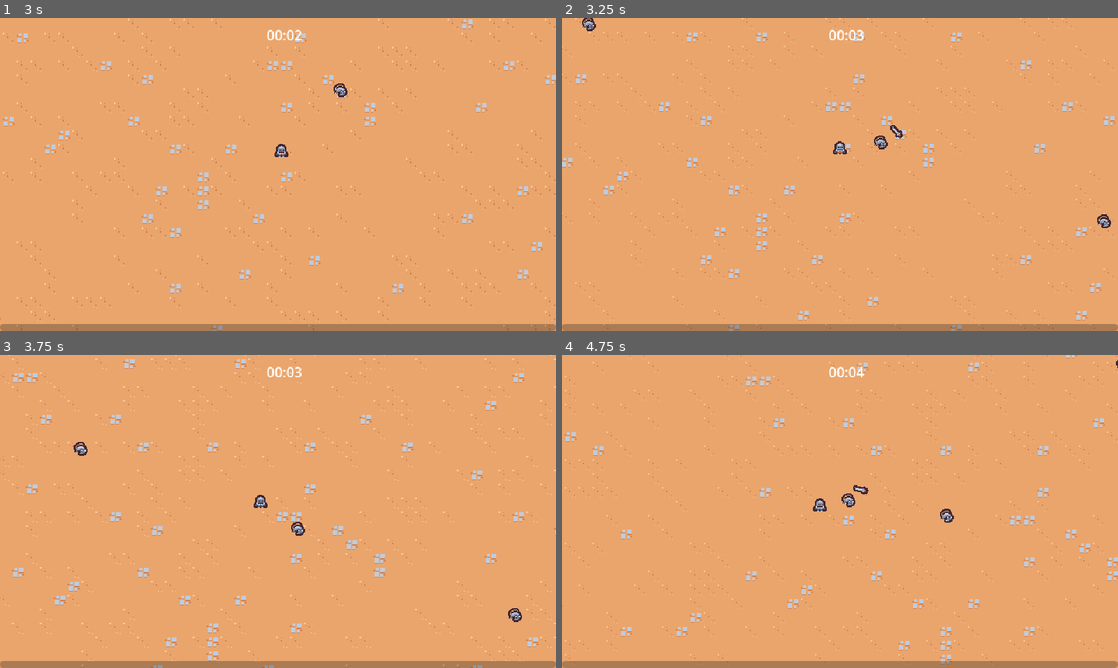
Above: before the commit, frames 1-4 (two rows, left to right).
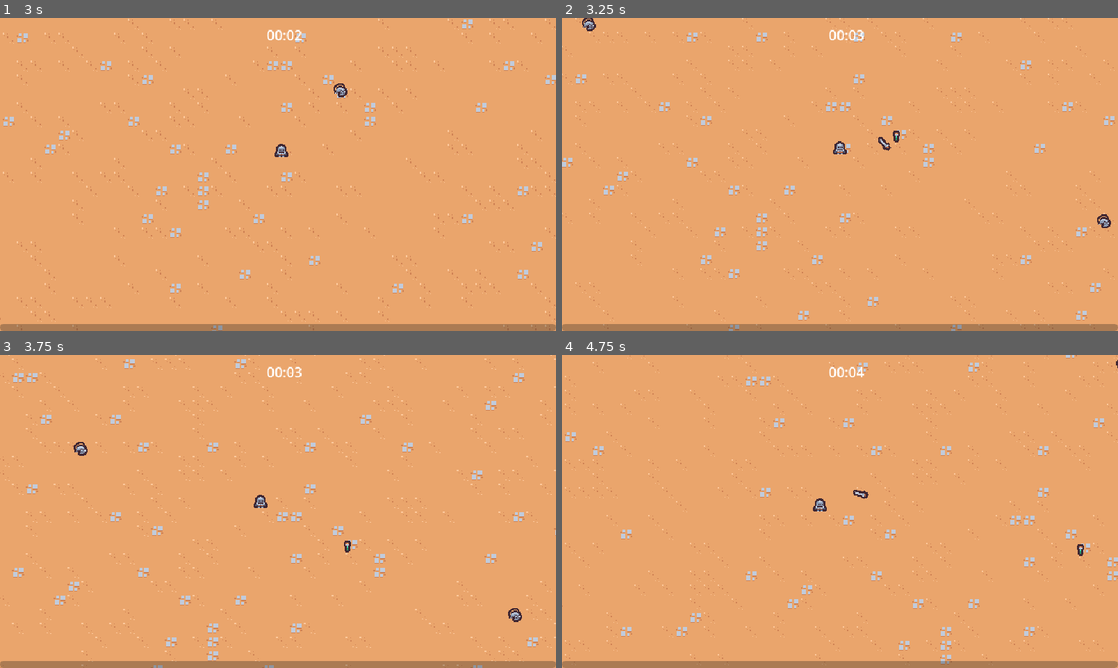
Above: after the commit, the same moments.

Repository: choglost/survivor-like
Game: Godot game, scene res://scenes/Main/main.tscn
Two runs of this game, one before a commit and one after it. Both use one fixed random seed, a clock stepped at 60 frames per second and the inputs below.
Inputs:
- Up to frame 1 (3 s): hold D (move_right) 0.53-1.28 s; hold S (move_down) 1.28-2.03 s; hold D (move_right) 2.03-2.78 s; hold W (move_up) from 2.78 s (still down)
- Up to frame 2 (3.25 s): keep holding W (move_up)
- Up to frame 3 (3.75 s): release W (move_up) at 3.53 s; hold A (move_left) from 3.53 s (still down)
- Up to frame 4 (4.75 s): keep holding A (move_left)

Frame 1 is identical in both runs. In frame 2, 0.1% of the frame differs, in the area x 56-62%, y 34-43%; in frame 3, 0.1%; in frame 4, 0.3%, in the area x 50-94%, y 41-65%.

Commit message:
升级技能加点界面

Diff:
--- a/component/ability/sword_ability_manager/sword_ability_manager.gd
+++ b/component/ability/sword_ability_manager/sword_ability_manager.gd
@@ -1,6 +1,6 @@
 extends Node
 
-@export var sword_rage:float = 150
+@export var sword_rage: float = 150
 
 @export var sword_ablity: PackedScene
 
@@ -12,16 +12,20 @@
 func on_timeout() -> void:
 	# print("timeout")
 	var player = get_tree().get_first_node_in_group("player") as Node2D
-	if player == null: return
+	if player == null:
+		return
 
 	var enemies = get_tree().get_nodes_in_group("enemy")
 
-	enemies=enemies.filter(func(enemy:Node2D):
-			return enemy.global_position.distance_squared_to(player.global_position) < pow(sword_rage,2)
+	enemies = enemies.filter(func(enemy: Node2D):
+			return enemy.global_position.distance_squared_to(player.global_position) < pow(sword_rage, 2)
 	)
-	if enemies.size() == 0: return
+
+	if enemies.size() == 0:
+		return
+
 	enemies.sort_custom(
-		func(a:Node2D,b:Node2D):
+		func(a: Node2D, b: Node2D):
 			var a_distance = a.global_position.distance_squared_to(player.global_position)
 			var b_distance = b.global_position.distance_squared_to(player.global_position)
 			return a_distance < b_distance
@@ -29,7 +33,8 @@
 
 	var sword_instance = sword_ablity.instantiate() as Node2D
 	player.get_parent().add_child(sword_instance)
-	sword_instance.global_position = enemies[0].global_position
+	var enemy_direction = enemies[0].global_position - player.global_position
 
-	var enemy_direction = enemies[0].global_position - player.global_position
+	sword_instance.global_position = player.global_position + enemy_direction * 0.8
+
 	sword_instance.rotation = enemy_direction.angle()
--- a/component/combat/hitbox/hitbox_component.gd
+++ b/component/combat/hitbox/hitbox_component.gd
@@ -2,4 +2,4 @@
 
 class_name HitboxComponent
 
-var damage = 5
+@export var damage = 5
--- a/component/drop_item/drop_item_component.gd
+++ b/component/drop_item/drop_item_component.gd
@@ -11,7 +11,7 @@
   if randf() > drop_percent:
     return
 
-  if drop_item==null:
+  if drop_item == null:
     return
 
   if not owner is Node2D:
@@ -20,4 +20,7 @@
   var drop_item_instance = drop_item.instantiate() as Node2D
   var drop_item_position = owner.global_position
   owner.get_parent().add_child(drop_item_instance)
-  drop_item_instance.global_position = drop_item_position
+
+  # drop_item_instance.global_position = drop_item_position
+  # 解决报错
+  drop_item_instance.call_deferred("set_global_position", drop_item_position)
--- /dev/null
+++ b/component/manager/experience_manager/experience_manager.gd
@@ -0,0 +1,36 @@
+extends Node
+
+signal experience_updated(current_experience: float, target_experience: float)
+signal level_up(new_level: int)
+
+const EXP_INCREMENT = 1
+
+var current_experience = 0
+var current_level = 1
+
+var target_experience = 5
+
+func _ready():
+	GameEvents.experience_gained.connect(on_experience_gained) # 监听并处理信号
+
+# 获得经验
+func on_experience_gained(amount: float):
+	increase_experience(amount)
+
+func increase_experience(amount: float):
+	current_experience = min(current_experience + amount, target_experience)
+	# print("Current experience:",str(current_experience))
+	experience_updated.emit(current_experience, target_experience)
+
+	if current_experience >= target_experience:
+		do_level_up()
+
+func do_level_up():
+	current_level += 1
+	current_experience = 0
+	target_experience += EXP_INCREMENT
+	experience_updated.emit(current_experience, target_experience)
+	level_up.emit(current_level)
+	# print("Level up!")
+	print("Current level:", str(current_level))
+	# print("Experience to level up:",str(target_experience))
--- /dev/null
+++ b/component/manager/experience_manager/experience_manager.tscn
@@ -0,0 +1,6 @@
+[gd_scene load_steps=2 format=3 uid="uid://csa4a70kdt3gt"]
+
+[ext_resource type="Script" uid="uid://dahtdfno3bj1v" path="res://component/manager/experience_manager/experience_manager.gd" id="1_8nri7"]
+
+[node name="ExperienceManager" type="Node"]
+script = ExtResource("1_8nri7")
--- /dev/null
+++ b/component/manager/upgrade_manager/upgrade_manager.gd
@@ -0,0 +1,30 @@
+extends Node
+
+@export var upgrade_pool: Array[AbilityUpgrade]
+@export var experience_manager: Node
+@export var upgrade_screen_scene: PackedScene
+
+var current_upgrades = {}
+
+func _ready() -> void:
+  experience_manager.level_up.connect(on_level_up)
+
+func on_level_up(level: int) -> void:
+  var chosen_upgrade = upgrade_pool.pick_random() as AbilityUpgrade
+  if chosen_upgrade==null:
+    return
+
+  var upgrade_screen_instance = upgrade_screen_scene.instantiate()
+  add_child(upgrade_screen_instance)
+  upgrade_screen_instance.set_ability_upgrades([chosen_upgrade] as Array[AbilityUpgrade])
+
+
+func do_upgrade(upgrade: AbilityUpgrade) -> void:
+  var has_upgrade = current_upgrades.has(upgrade.name)
+  if !has_upgrade:
+    current_upgrades[upgrade.id]={
+      "resource": upgrade,
+      "quantity": 1,
+    }
+  else:
+    current_upgrades[upgrade.id].quantity += 1
--- /dev/null
+++ b/component/manager/upgrade_manager/upgrade_manager.tscn
@@ -0,0 +1,10 @@
+[gd_scene load_steps=4 format=3 uid="uid://ctmesbc3s7qjs"]
+
+[ext_resource type="Script" uid="uid://bngvoep7jsg8l" path="res://component/manager/upgrade_manager/upgrade_manager.gd" id="1_imptw"]
+[ext_resource type="Script" uid="uid://43ym11mlmcvp" path="res://resources/upgrades/ability_upgrade.gd" id="2_2sr2e"]
+[ext_resource type="PackedScene" uid="uid://da6w4mnuy054e" path="res://scenes/UI/upgrade_screen.tscn" id="2_g46tq"]
+
+[node name="UpgradeManager" type="Node"]
+script = ExtResource("1_imptw")
+upgrade_pool = Array[ExtResource("2_2sr2e")]([null])
+upgrade_screen_scene = ExtResource("2_g46tq")
--- a/component/stats/experience_manager/experience_manager.gd
+++ /dev/null
@@ -1,34 +0,0 @@
-extends Node
-
-signal experience_updated(current_experience:float,target_experience:float)
-
-const EXP_INCREMENT = 1
-
-var current_experience = 0
-var current_level = 1
-
-var target_experience = 5
-
-func _ready():
-	GameEvents.experience_gained.connect(on_experience_gained) # 监听并处理信号
-
-# 获得经验
-func on_experience_gained(amount:float):
-	increase_experience(amount)
-
-func increase_experience(amount:float):
-	current_experience = min(current_experience+amount,target_experience)
-	# print("Current experience:",str(current_experience))
-	experience_updated.emit(current_experience,target_experience)
-
-	if current_experience >= target_experience:
-		level_up()
-
-func level_up():
-	current_level += 1
-	current_experience = 0
-	target_experience +=EXP_INCREMENT
-	experience_updated.emit(current_experience,target_experience)
-	print("Level up!")
-	print("Current level:",str(current_level))
-	# print("Experience to level up:",str(target_experience))
--- a/component/stats/experience_manager/experience_manager.tscn
+++ /dev/null
@@ -1,6 +0,0 @@
-[gd_scene load_steps=2 format=3 uid="uid://csa4a70kdt3gt"]
-
-[ext_resource type="Script" uid="uid://dahtdfno3bj1v" path="res://component/stats/experience_manager/experience_manager.gd" id="1_8nri7"]
-
-[node name="ExperienceManager" type="Node"]
-script = ExtResource("1_8nri7")
--- a/entities/ability/sword/sword.tscn
+++ b/entities/ability/sword/sword.tscn
@@ -120,6 +120,7 @@
 autoplay = "swing"
 
 [node name="HitboxComponent" parent="." instance=ExtResource("2_5m6p0")]
+damage = 10
 
 [node name="CollisionShape2D" type="CollisionShape2D" parent="HitboxComponent"]
 position = Vector2(10, 0)
--- /dev/null
+++ b/resources/upgrades/ability_upgrade.gd
@@ -0,0 +1,6 @@
+extends Resource
+class_name AbilityUpgrade
+
+@export var id: String
+@export var name: String
+@export_multiline var description: String
--- /dev/null
+++ b/resources/upgrades/sword_rate.tres
@@ -0,0 +1,9 @@
+[gd_resource type="Resource" load_steps=2 format=3 uid="uid://b4yt7a156kqrh"]
+
+[ext_resource type="Script" uid="uid://43ym11mlmcvp" path="res://resources/upgrades/ability_upgrade.gd" id="1_pyxp1"]
+
+[resource]
+script = ExtResource("1_pyxp1")
+id = "sword_rate"
+name = "剑舞"
+description = "提升剑的攻击频率"
--- a/scenes/Main/main.tscn
+++ b/scenes/Main/main.tscn
@@ -6,8 +6,11 @@
 [ext_resource type="PackedScene" uid="uid://b1hoys1w78vnn" path="res://scenes/UI/experience_bar.tscn" id="2_w0isb"]
 [ext_resource type="PackedScene" uid="uid://6dr6u7xev6k3" path="res://entities/enemy/enemy_spawner_manager.tscn" id="4_8gcrf"]
 [ext_resource type="PackedScene" uid="uid://bwo2e4302rqns" path="res://scenes/UI/arena_time_ui.tscn" id="5_rdp1x"]
+[ext_resource type="PackedScene" uid="uid://ctmesbc3s7qjs" path="res://component/manager/upgrade_manager/upgrade_manager.tscn" id="6_k7uo0"]
 [ext_resource type="PackedScene" uid="uid://btyst4c67l28w" path="res://entities/enemy/arena_time_manager.tscn" id="6_nyu32"]
-[ext_resource type="PackedScene" uid="uid://csa4a70kdt3gt" path="res://component/stats/experience_manager/experience_manager.tscn" id="8_w0isb"]
+[ext_resource type="Script" uid="uid://43ym11mlmcvp" path="res://resources/upgrades/ability_upgrade.gd" id="7_8x5ba"]
+[ext_resource type="Resource" uid="uid://b4yt7a156kqrh" path="res://resources/upgrades/sword_rate.tres" id="8_3348s"]
+[ext_resource type="PackedScene" uid="uid://csa4a70kdt3gt" path="res://component/manager/experience_manager/experience_manager.tscn" id="8_w0isb"]
 
 [node name="Main" type="Node"]
 
@@ -23,6 +26,10 @@
 
 [node name="ExperienceManager" parent="." instance=ExtResource("8_w0isb")]
 
+[node name="UpgradeManager" parent="." node_paths=PackedStringArray("experience_manager") instance=ExtResource("6_k7uo0")]
+upgrade_pool = Array[ExtResource("7_8x5ba")]([ExtResource("8_3348s")])
+experience_manager = NodePath("../ExperienceManager")
+
 [node name="GameCamera" parent="." instance=ExtResource("1_px18m")]
 
 [node name="TileMapLayer" type="TileMapLayer" parent="."]
--- /dev/null
+++ b/scenes/UI/ability_upgrade_card.gd
@@ -0,0 +1,8 @@
+extends PanelContainer
+
+@onready var name_label: Label = $%NameLabel
+@onready var description_label: Label = $%DescriptionLabel
+
+func set_ability_upgrade_card(upgrade: AbilityUpgrade):
+  name_label.text = upgrade.name
+  description_label.text = upgrade.description
--- /dev/null
+++ b/scenes/UI/ability_upgrade_card.tscn
@@ -0,0 +1,20 @@
+[gd_scene load_steps=2 format=3 uid="uid://c0wihkf066ocg"]
+
+[ext_resource type="Script" uid="uid://c5gi7a3x5p50h" path="res://scenes/UI/ability_upgrade_card.gd" id="1_xbdcf"]
+
+[node name="AbilityUpgradeCard" type="PanelContainer"]
+custom_minimum_size = Vector2(120, 150)
+script = ExtResource("1_xbdcf")
+
+[node name="VBoxContainer" type="VBoxContainer" parent="."]
+layout_mode = 2
+
+[node name="NameLabel" type="Label" parent="VBoxContainer"]
+unique_name_in_owner = true
+layout_mode = 2
+
+[node name="DescriptionLabel" type="Label" parent="VBoxContainer"]
+unique_name_in_owner = true
+layout_mode = 2
+text = "dsaddddddda sdddddddd"
+autowrap_mode = 2
--- a/scenes/UI/experience_bar.gd
+++ b/scenes/UI/experience_bar.gd
@@ -4,7 +4,7 @@
 @onready var progress_bar = $MarginContainer/ProgressBar
 
 func _ready():
-  progress_bar.value=0
+  progress_bar.value = 0
   experience_manager.experience_updated.connect(on_experience_updated)
 
 func on_experience_updated(current_experience: float, target_experience: float):
--- /dev/null
+++ b/scenes/UI/upgrade_screen.gd
@@ -0,0 +1,14 @@
+extends CanvasLayer
+
+@export var upgrade_card_scene: PackedScene
+
+@onready var card_container: HBoxContainer = $%CardHBoxContainer
+
+func _ready() -> void:
+  get_tree().paused = true
+
+func set_ability_upgrades(upgrades: Array[AbilityUpgrade]):
+  for upgrade in upgrades:
+    var card_instance = upgrade_card_scene.instantiate()
+    card_container.add_child(card_instance)
+    card_instance.set_ability_upgrade_card(upgrade)
--- /dev/null
+++ b/scenes/UI/upgrade_screen.tscn
@@ -0,0 +1,22 @@
+[gd_scene load_steps=3 format=3 uid="uid://da6w4mnuy054e"]
+
+[ext_resource type="PackedScene" uid="uid://c0wihkf066ocg" path="res://scenes/UI/ability_upgrade_card.tscn" id="1_auatr"]
+[ext_resource type="Script" uid="uid://d3sv7f5jc45q2" path="res://scenes/UI/upgrade_screen.gd" id="1_l62tb"]
+
+[node name="UpgradeScreen" type="CanvasLayer"]
+process_mode = 3
+script = ExtResource("1_l62tb")
+upgrade_card_scene = ExtResource("1_auatr")
+
+[node name="MarginContainer" type="MarginContainer" parent="."]
+anchors_preset = 15
+anchor_right = 1.0
+anchor_bottom = 1.0
+grow_horizontal = 2
+grow_vertical = 2
+
+[node name="CardHBoxContainer" type="HBoxContainer" parent="MarginContainer"]
+unique_name_in_owner = true
+layout_mode = 2
+size_flags_horizontal = 4
+size_flags_vertical = 4
Renamed: component/stats/experience_manager/experience_manager.gd.uid -> component/manager/experience_manager/experience_manager.gd.uid
Not shown, added: component/manager/upgrade_manager/upgrade_manager.gd.uid
Not shown, added: resources/upgrades/ability_upgrade.gd.uid
Not shown: 1 places in scenes/Main/main.tscn that only renumber resources
Not shown, added: scenes/UI/ability_upgrade_card.gd.uid
Not shown, added: scenes/UI/upgrade_screen.gd.uid
